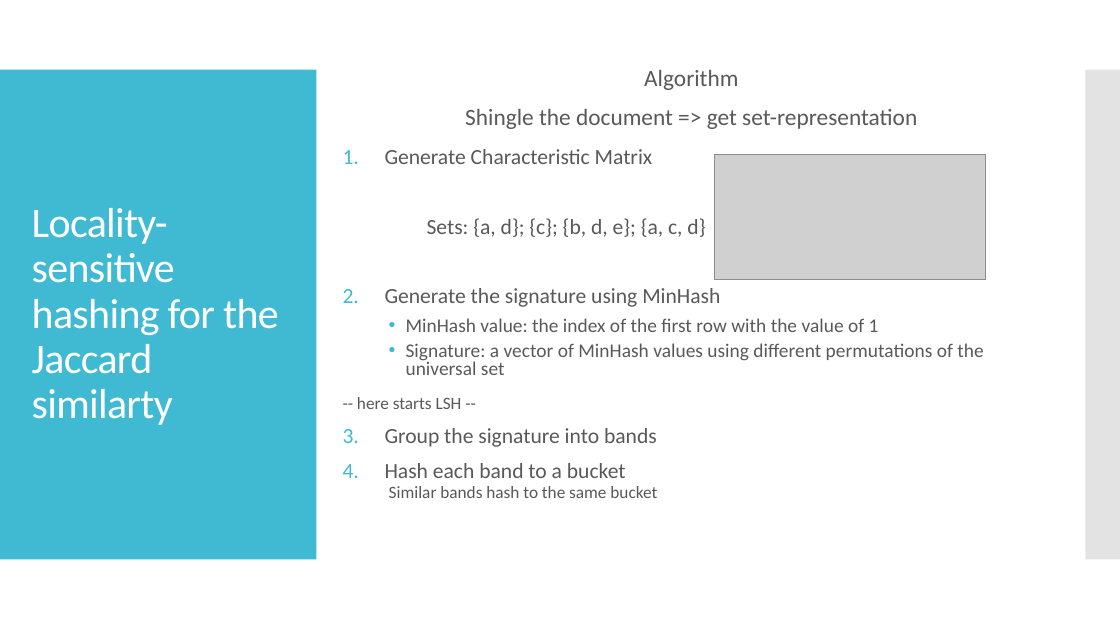
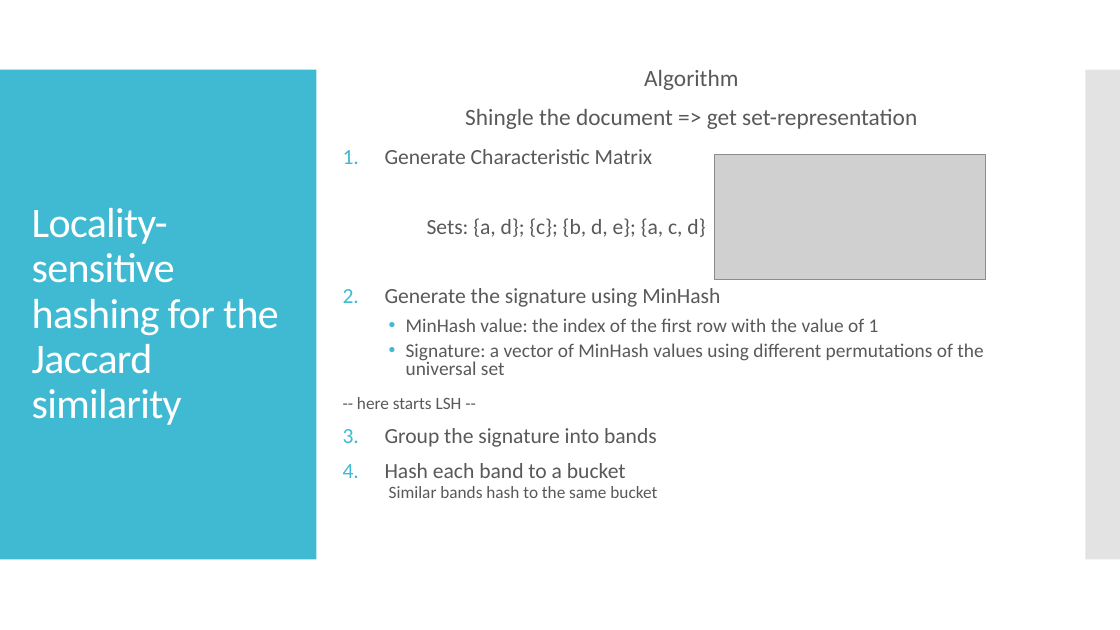
Before and after one commit to timarbende/DataScienceHW, a slide deck: slide 3 of Locality Sensitive Hashing.pptx. Drawn at 1120x630 pixels with LibreOffice and Linux fonts; fonts in the diff are those of the drawing; grey boxes stand for pictures. Boxes give left, top, right and bottom in pixels: in the first picture for what was removed or moved away, otherwise in the second. Text is boxed around its words. In the diff, an @@ line names an element or a change of style, - is before the commit and + after.

```diff
--- a/Locality Sensitive Hashing.pptx
+++ b/Locality Sensitive Hashing.pptx
@@ title at bbox=[32, 208, 279, 425]: text changed @@
-Locality-sensitive hashing for the Jaccard similarty
+Locality-sensitive hashing for the Jaccard similarity
```
Also in this commit, not shown: 4 other files.
